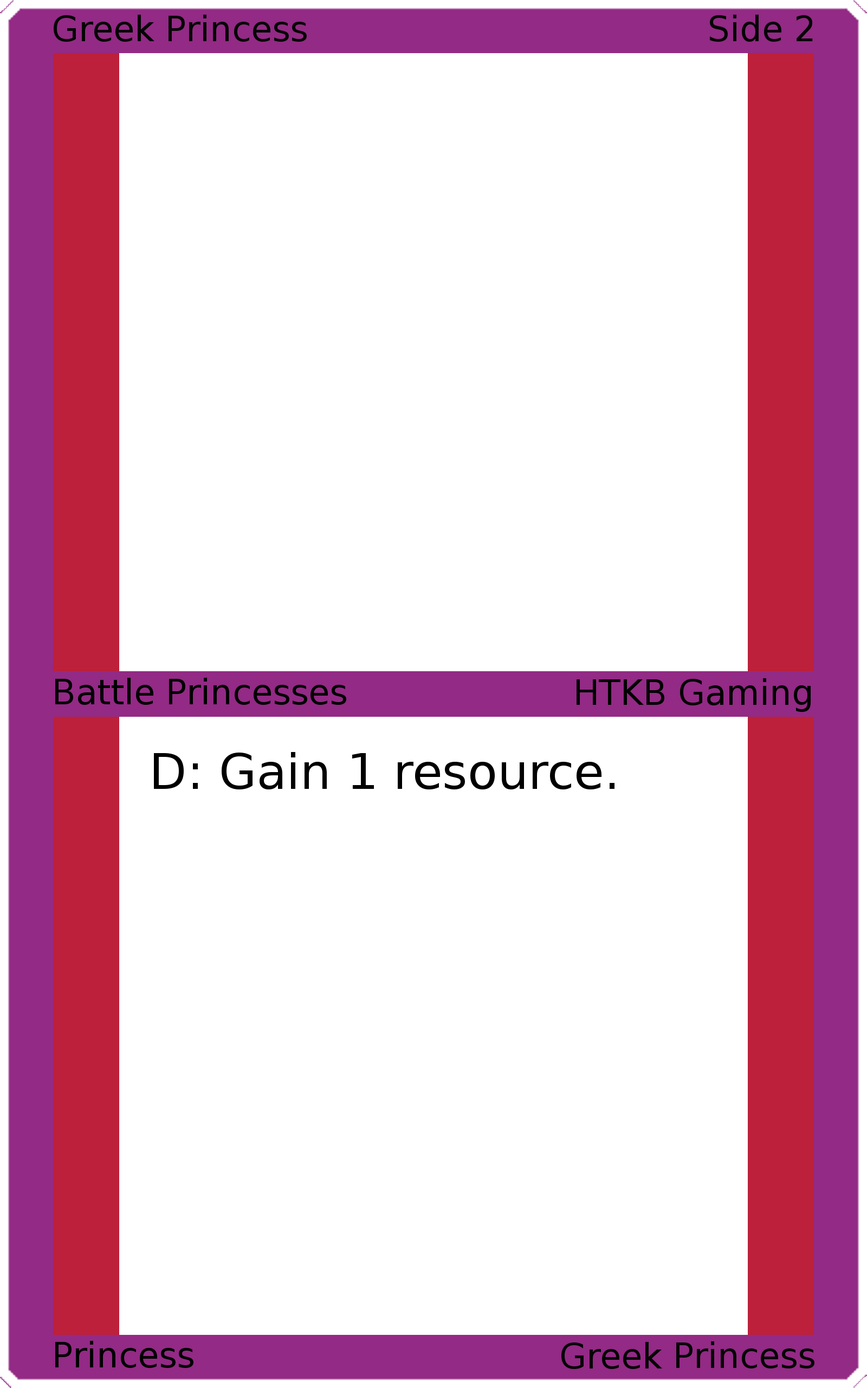
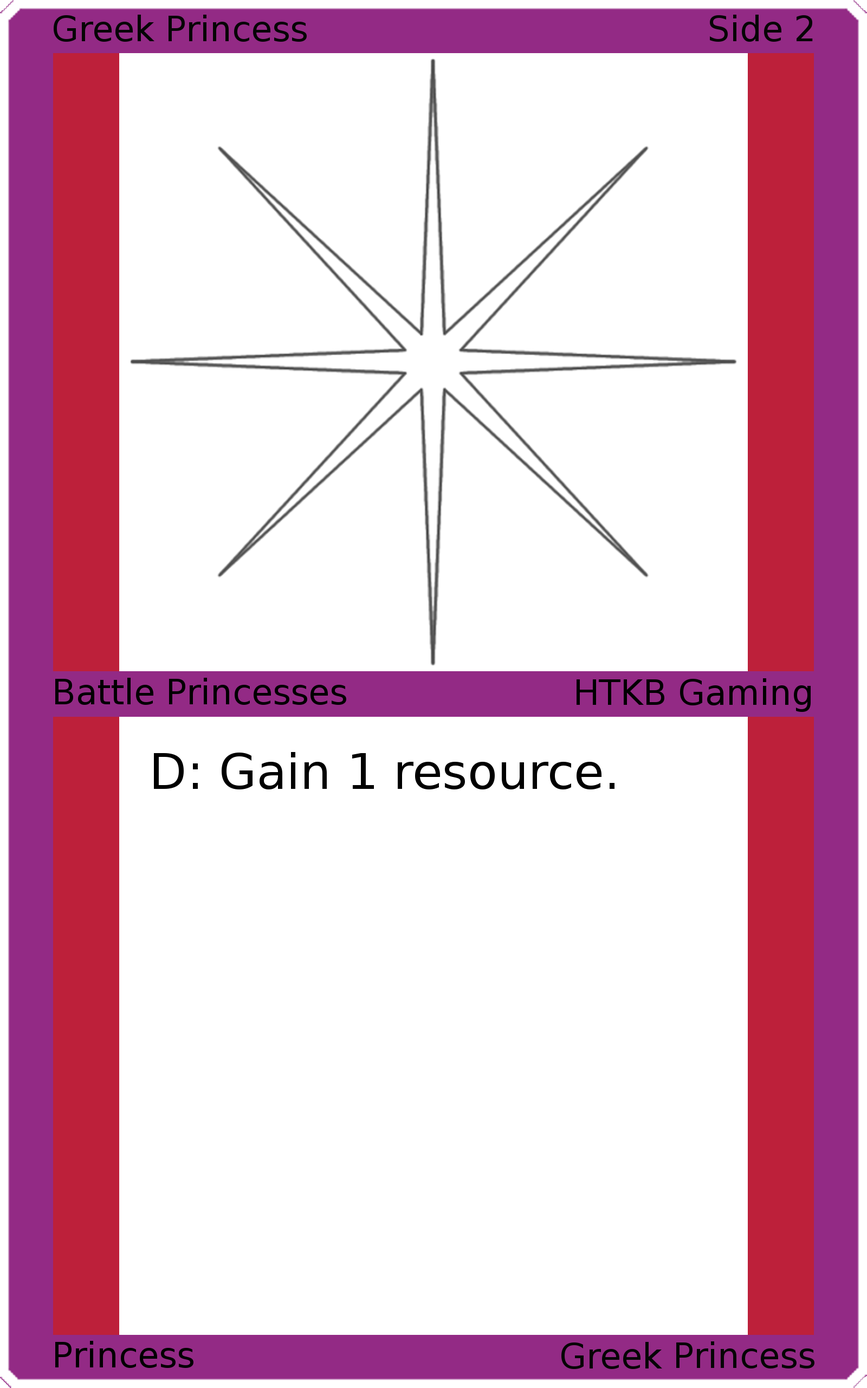
Before/after of a 867 x 1388 layered artwork. What changed in the layer stack:
added layer "Art" above "Top Background" over box(129, 57, 738, 666)
